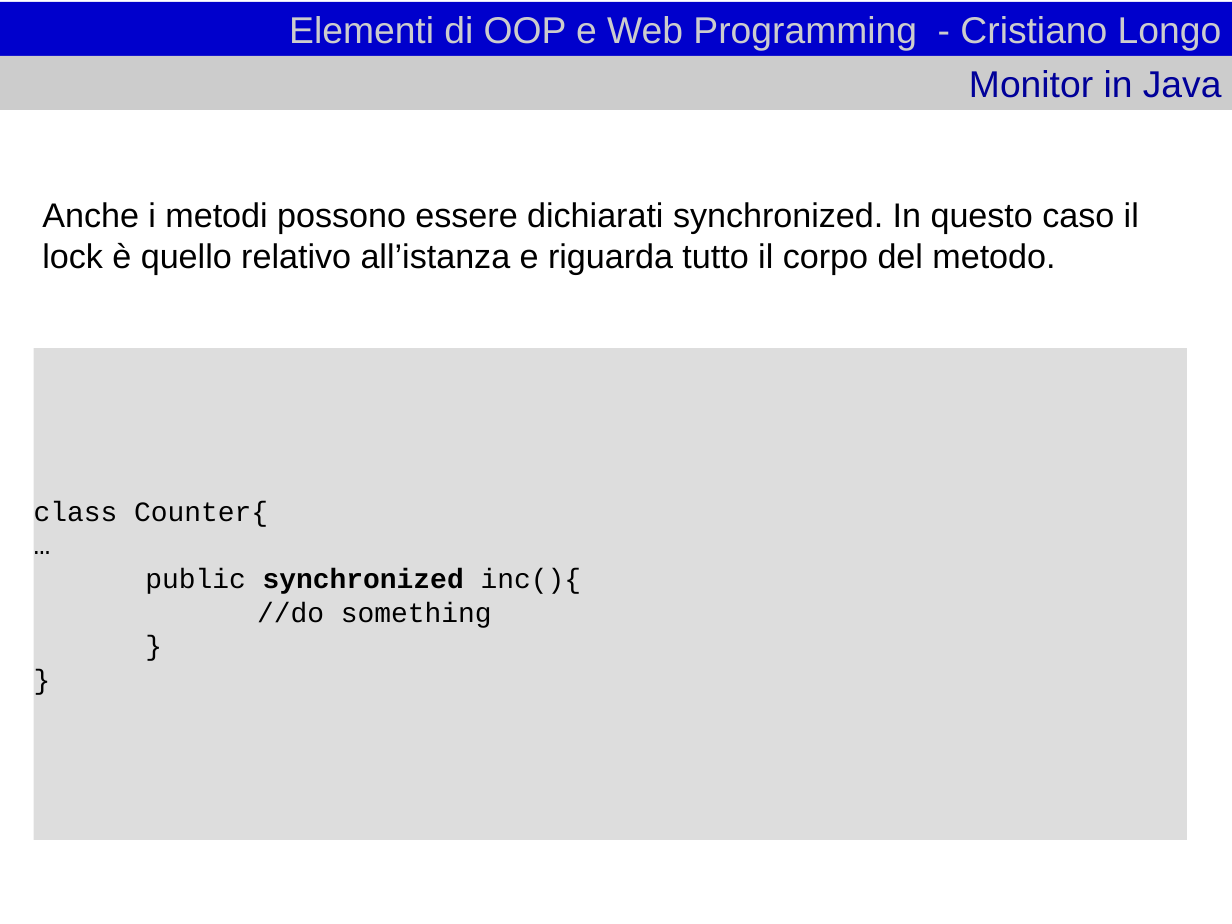
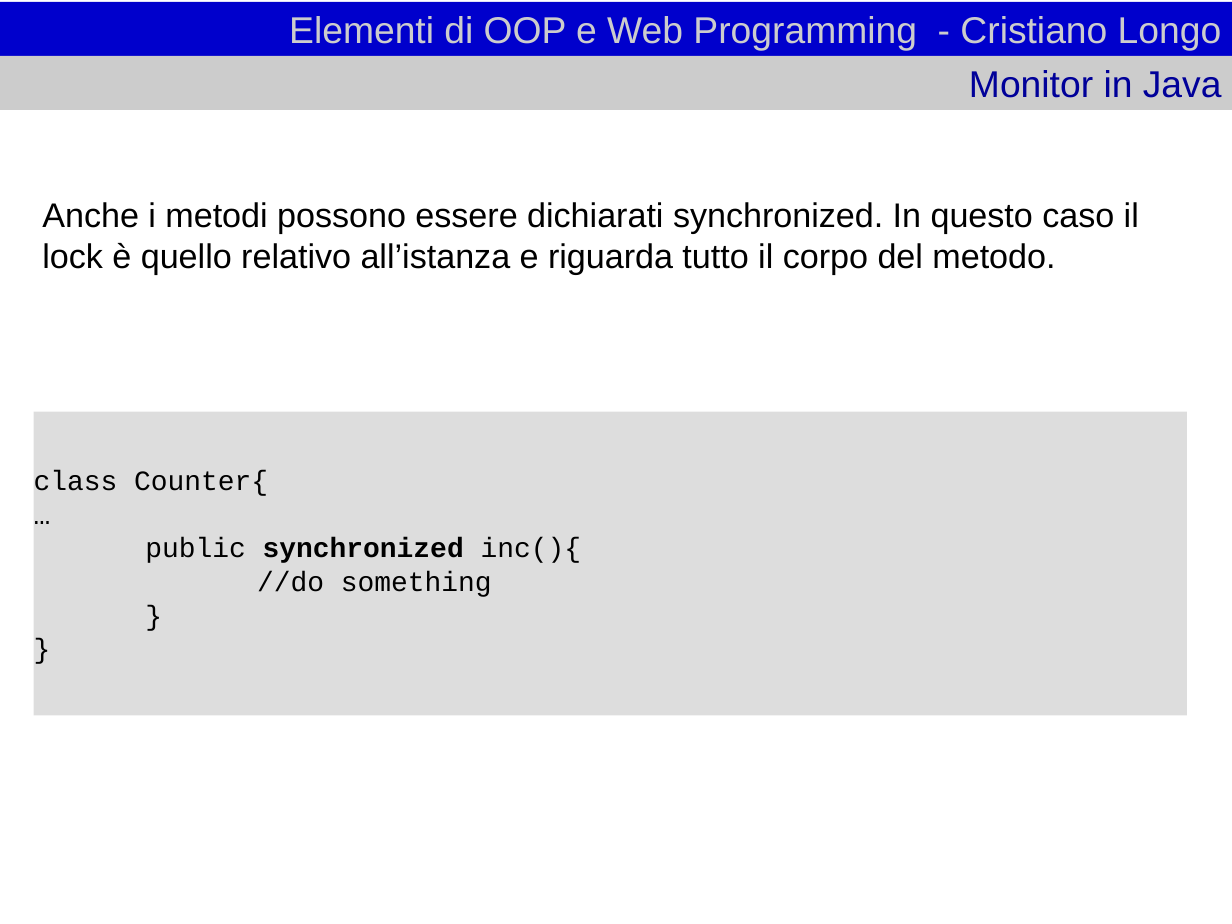
Before and after one commit to cristianolongoodhl/courses, a slide deck: slide 119 of JavaAndOOP/oopweb1.odp. Drawn at 1232x924 pixels with LibreOffice and Linux fonts; fonts in the diff are those of the drawing. Boxes give left, top, right and bottom in pixels: in the first picture for what was removed or moved away, otherwise in the second. Text is boxed around its words. In the diff, an @@ line names an element or a change of style, - is before the commit and + after.

```diff
--- a/JavaAndOOP/oopweb1.odp
+++ b/JavaAndOOP/oopweb1.odp
@@ rectangle "class Counter{": place and size @@
-rectangle "class Counter{" at (34,349,1187,841)
+rectangle "class Counter{" at (34,411,1187,715)
```
Also in this commit, not shown: 39 slides added.
